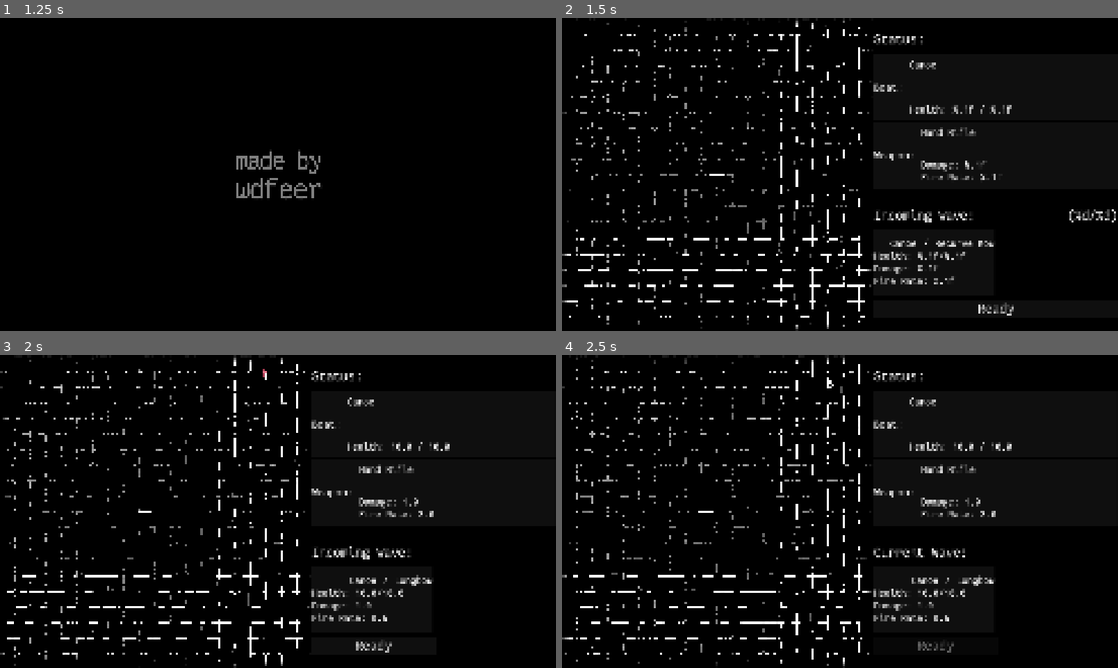
Above: before the commit, frames 1-4 (two rows, left to right).
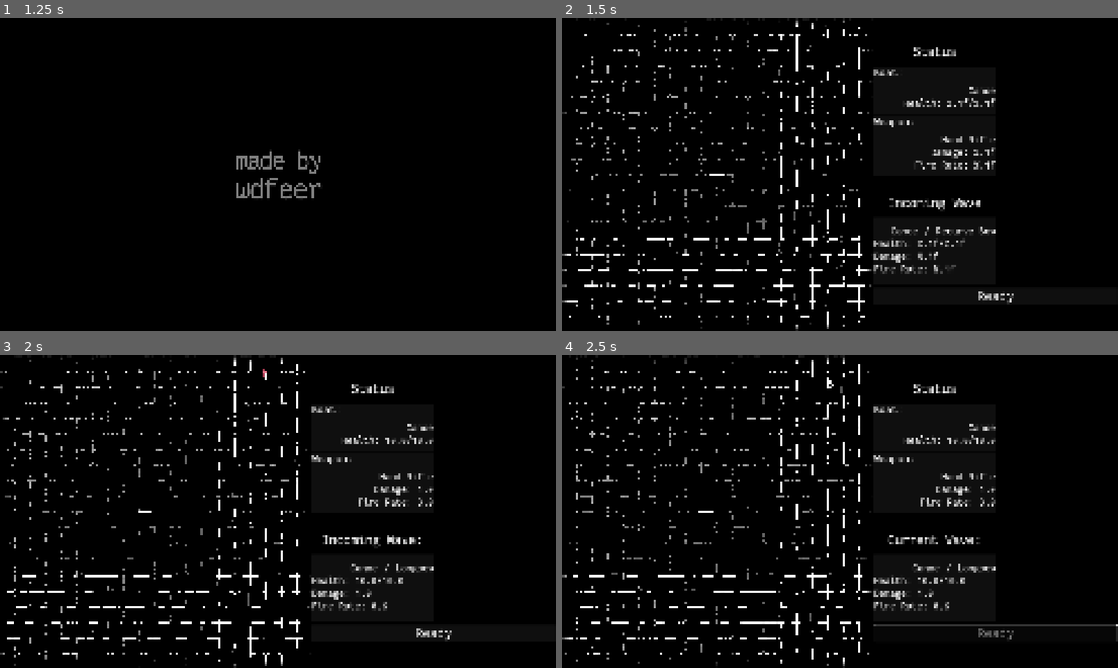
Above: after the commit, the same moments.

Repository: wdfeer/seabattle
Game: Godot game, scene res://src/splash.tscn
Two runs of this game, one before a commit and one after it. Both use one fixed random seed, a clock stepped at 60 frames per second and the inputs below.
Inputs (mouse positions are in pixels of both pictures, inside the frame that each line leads up to):
- Up to frame 1 (1.25 s): move the mouse to (400, 158) at 0.52 s; press the mouse at (400, 158) at 0.53 s; hold D (right) from 0.53 s (still down)
- Up to frame 2 (1.5 s): move the mouse to (728, 190) at 1.27 s; release D (right) at 1.28 s; release the mouse at (728, 190) at 1.28 s; hold S (down) from 1.28 s (still down); tap C (switch_control_mode) at 1.35 s
- Up to frame 3 (2 s): keep holding S (down)
- Up to frame 4 (2.5 s): release S (down) at 2 s; click "Ready" at 2 s

Frame 1 is identical in both runs. In frame 2, 3.8% of the frame differs, in the area x 56-100%, y 5-96%; in frame 3, 3.6%; in frame 4, 3.7%.

Commit message:
Make UI space for minimap

Diff:
--- a/src/game.tscn
+++ b/src/game.tscn
@@ -138,125 +138,98 @@
 layout_mode = 2
 alignment = 1
 
-[node name="PlayerLabel" type="Label" parent="UI"]
+[node name="TopInfo" type="HBoxContainer" parent="UI"]
+layout_mode = 2
+
+[node name="Status" type="VBoxContainer" parent="UI/TopInfo"]
+custom_minimum_size = Vector2(560, 0)
+layout_mode = 2
+
+[node name="PlayerLabel" type="Label" parent="UI/TopInfo/Status"]
 layout_mode = 2
 theme_override_font_sizes/font_size = 64
-text = "Status:"
-
-[node name="20Spacer1" type="Control" parent="UI"]
+text = "Status"
+horizontal_alignment = 1
+
+[node name="20Spacer1" type="Control" parent="UI/TopInfo/Status"]
 custom_minimum_size = Vector2(0, 20)
 layout_mode = 2
 
-[node name="PlayerInfo" type="VBoxContainer" parent="UI" node_paths=PackedStringArray("title", "boat_info")]
+[node name="PlayerInfo" type="VBoxContainer" parent="UI/TopInfo/Status" node_paths=PackedStringArray("title", "boat_info")]
 layout_mode = 2
 script = ExtResource("5_d67vo")
 title = NodePath("../PlayerLabel")
 boat_info = NodePath("BoatInfo")
 
-[node name="BoatInfo" type="Control" parent="UI/PlayerInfo" node_paths=PackedStringArray("boat_label", "hp_label", "weapon_label", "dmg_label", "fire_rate_label")]
+[node name="BoatInfo" type="Control" parent="UI/TopInfo/Status/PlayerInfo" node_paths=PackedStringArray("boat_label", "hp_label", "weapon_label", "dmg_label", "fire_rate_label")]
 layout_mode = 2
 script = ExtResource("11_ggwaq")
-boat_label = NodePath("../BoatInfoBox/HBoxContainer1/HBoxContainer/VBoxContainer/VBoxContainer1/BoatName")
-hp_label = NodePath("../BoatInfoBox/HBoxContainer1/HBoxContainer/VBoxContainer/VBoxContainer2/HpLabel")
-weapon_label = NodePath("../WeaponInfoBox/HBoxContainer1/HBoxContainer/VBoxContainer/VBoxContainer1/GunName")
-dmg_label = NodePath("../WeaponInfoBox/HBoxContainer1/HBoxContainer/VBoxContainer/VBoxContainer2/DmgLabel")
-fire_rate_label = NodePath("../WeaponInfoBox/HBoxContainer1/HBoxContainer/VBoxContainer/VBoxContainer2/FireRateLabel")
-
-[node name="BoatInfoBox" type="PanelContainer" parent="UI/PlayerInfo"]
-layout_mode = 2
-
-[node name="HBoxContainer1" type="HBoxContainer" parent="UI/PlayerInfo/BoatInfoBox"]
-custom_minimum_size = Vector2(720, 0)
-layout_mode = 2
-
-[node name="HBoxContainer" type="HBoxContainer" parent="UI/PlayerInfo/BoatInfoBox/HBoxContainer1"]
-layout_mode = 2
-
-[node name="Label" type="Label" parent="UI/PlayerInfo/BoatInfoBox/HBoxContainer1/HBoxContainer"]
+boat_label = NodePath("../BoatInfoBox/VBoxContainer/BoatName")
+hp_label = NodePath("../BoatInfoBox/VBoxContainer/HpLabel")
+weapon_label = NodePath("../WeaponInfoBox/VBoxContainer/GunName")
+dmg_label = NodePath("../WeaponInfoBox/VBoxContainer/DmgLabel")
+fire_rate_label = NodePath("../WeaponInfoBox/VBoxContainer/FireRateLabel")
+
+[node name="BoatInfoBox" type="PanelContainer" parent="UI/TopInfo/Status/PlayerInfo"]
+layout_mode = 2
+
+[node name="VBoxContainer" type="VBoxContainer" parent="UI/TopInfo/Status/PlayerInfo/BoatInfoBox"]
+layout_mode = 2
+
+[node name="Label" type="Label" parent="UI/TopInfo/Status/PlayerInfo/BoatInfoBox/VBoxContainer"]
 layout_mode = 2
 theme_override_font_sizes/font_size = 52
 text = "Boat:"
 
-[node name="20Spacer" type="Control" parent="UI/PlayerInfo/BoatInfoBox/HBoxContainer1/HBoxContainer"]
-custom_minimum_size = Vector2(20, 20)
-layout_mode = 2
-
-[node name="VBoxContainer" type="VBoxContainer" parent="UI/PlayerInfo/BoatInfoBox/HBoxContainer1/HBoxContainer"]
-layout_mode = 2
-
-[node name="20Spacer1" type="Control" parent="UI/PlayerInfo/BoatInfoBox/HBoxContainer1/HBoxContainer/VBoxContainer"]
-custom_minimum_size = Vector2(20, 20)
-layout_mode = 2
-
-[node name="VBoxContainer1" type="VBoxContainer" parent="UI/PlayerInfo/BoatInfoBox/HBoxContainer1/HBoxContainer/VBoxContainer"]
-custom_minimum_size = Vector2(0, 128)
-layout_mode = 2
-
-[node name="BoatName" type="Label" parent="UI/PlayerInfo/BoatInfoBox/HBoxContainer1/HBoxContainer/VBoxContainer/VBoxContainer1"]
+[node name="20Spacer" type="Control" parent="UI/TopInfo/Status/PlayerInfo/BoatInfoBox/VBoxContainer"]
+custom_minimum_size = Vector2(20, 20)
+layout_mode = 2
+
+[node name="BoatName" type="Label" parent="UI/TopInfo/Status/PlayerInfo/BoatInfoBox/VBoxContainer"]
 layout_mode = 2
 text = "Canoe"
-
-[node name="VBoxContainer2" type="VBoxContainer" parent="UI/PlayerInfo/BoatInfoBox/HBoxContainer1/HBoxContainer/VBoxContainer"]
-custom_minimum_size = Vector2(0, 128)
-layout_mode = 2
-alignment = 2
-
-[node name="HpLabel" type="Label" parent="UI/PlayerInfo/BoatInfoBox/HBoxContainer1/HBoxContainer/VBoxContainer/VBoxContainer2"]
-layout_mode = 2
-text = "Health: %.1f / %.1f"
-
-[node name="20Spacer2" type="Control" parent="UI/PlayerInfo/BoatInfoBox/HBoxContainer1/HBoxContainer/VBoxContainer"]
-custom_minimum_size = Vector2(20, 20)
-layout_mode = 2
-
-[node name="WeaponInfoBox" type="PanelContainer" parent="UI/PlayerInfo"]
-layout_mode = 2
-
-[node name="HBoxContainer1" type="HBoxContainer" parent="UI/PlayerInfo/WeaponInfoBox"]
-custom_minimum_size = Vector2(720, 0)
-layout_mode = 2
-
-[node name="HBoxContainer" type="HBoxContainer" parent="UI/PlayerInfo/WeaponInfoBox/HBoxContainer1"]
-layout_mode = 2
-
-[node name="Label" type="Label" parent="UI/PlayerInfo/WeaponInfoBox/HBoxContainer1/HBoxContainer"]
+horizontal_alignment = 2
+
+[node name="HpLabel" type="Label" parent="UI/TopInfo/Status/PlayerInfo/BoatInfoBox/VBoxContainer"]
+layout_mode = 2
+text = "Health: %.1f/%.1f"
+horizontal_alignment = 2
+
+[node name="20Spacer1" type="Control" parent="UI/TopInfo/Status/PlayerInfo/BoatInfoBox/VBoxContainer"]
+custom_minimum_size = Vector2(20, 20)
+layout_mode = 2
+
+[node name="WeaponInfoBox" type="PanelContainer" parent="UI/TopInfo/Status/PlayerInfo"]
+layout_mode = 2
+
+[node name="VBoxContainer" type="VBoxContainer" parent="UI/TopInfo/Status/PlayerInfo/WeaponInfoBox"]
+layout_mode = 2
+
+[node name="Label" type="Label" parent="UI/TopInfo/Status/PlayerInfo/WeaponInfoBox/VBoxContainer"]
 layout_mode = 2
 theme_override_font_sizes/font_size = 52
 text = "Weapon:"
 
-[node name="20Spacer" type="Control" parent="UI/PlayerInfo/WeaponInfoBox/HBoxContainer1/HBoxContainer"]
-custom_minimum_size = Vector2(20, 20)
-layout_mode = 2
-
-[node name="VBoxContainer" type="VBoxContainer" parent="UI/PlayerInfo/WeaponInfoBox/HBoxContainer1/HBoxContainer"]
-layout_mode = 2
-
-[node name="20Spacer1" type="Control" parent="UI/PlayerInfo/WeaponInfoBox/HBoxContainer1/HBoxContainer/VBoxContainer"]
-custom_minimum_size = Vector2(20, 20)
-layout_mode = 2
-
-[node name="VBoxContainer1" type="VBoxContainer" parent="UI/PlayerInfo/WeaponInfoBox/HBoxContainer1/HBoxContainer/VBoxContainer"]
-custom_minimum_size = Vector2(0, 128)
-layout_mode = 2
-
-[node name="GunName" type="Label" parent="UI/PlayerInfo/WeaponInfoBox/HBoxContainer1/HBoxContainer/VBoxContainer/VBoxContainer1"]
+[node name="20Spacer" type="Control" parent="UI/TopInfo/Status/PlayerInfo/WeaponInfoBox/VBoxContainer"]
+custom_minimum_size = Vector2(20, 20)
+layout_mode = 2
+
+[node name="GunName" type="Label" parent="UI/TopInfo/Status/PlayerInfo/WeaponInfoBox/VBoxContainer"]
 layout_mode = 2
 text = "Hand Rifle"
-
-[node name="VBoxContainer2" type="VBoxContainer" parent="UI/PlayerInfo/WeaponInfoBox/HBoxContainer1/HBoxContainer/VBoxContainer"]
-custom_minimum_size = Vector2(0, 128)
-layout_mode = 2
-alignment = 2
-
-[node name="DmgLabel" type="Label" parent="UI/PlayerInfo/WeaponInfoBox/HBoxContainer1/HBoxContainer/VBoxContainer/VBoxContainer2"]
+horizontal_alignment = 2
+
+[node name="DmgLabel" type="Label" parent="UI/TopInfo/Status/PlayerInfo/WeaponInfoBox/VBoxContainer"]
 layout_mode = 2
 text = "Damage: %.1f"
-
-[node name="FireRateLabel" type="Label" parent="UI/PlayerInfo/WeaponInfoBox/HBoxContainer1/HBoxContainer/VBoxContainer/VBoxContainer2"]
+horizontal_alignment = 2
+
+[node name="FireRateLabel" type="Label" parent="UI/TopInfo/Status/PlayerInfo/WeaponInfoBox/VBoxContainer"]
 layout_mode = 2
 text = "Fire Rate: %.1f"
-
-[node name="20Spacer2" type="Control" parent="UI/PlayerInfo/WeaponInfoBox/HBoxContainer1/HBoxContainer/VBoxContainer"]
+horizontal_alignment = 2
+
+[node name="20Spacer1" type="Control" parent="UI/TopInfo/Status/PlayerInfo/WeaponInfoBox/VBoxContainer"]
 custom_minimum_size = Vector2(20, 20)
 layout_mode = 2
 
@@ -271,6 +244,7 @@
 sector_info = NodePath("SectorInfo")
 
 [node name="WaveInfo" type="VBoxContainer" parent="UI/BottomInfo" node_paths=PackedStringArray("title", "wave_counter", "ready_button", "enemies_ui")]
+custom_minimum_size = Vector2(1120, 0)
 layout_mode = 2
 script = ExtResource("13_ipohm")
 title = NodePath("HBoxContainer/WaveTitle")
@@ -285,9 +259,11 @@
 custom_minimum_size = Vector2(560, 0)
 layout_mode = 2
 theme_override_font_sizes/font_size = 64
-text = "Incoming Wave:"
+text = "Incoming Wave"
+horizontal_alignment = 1
 
 [node name="WaveCounter" type="Label" parent="UI/BottomInfo/WaveInfo/HBoxContainer"]
+visible = false
 custom_minimum_size = Vector2(560, 0)
 layout_mode = 2
 theme_override_font_sizes/font_size = 64
@@ -306,7 +282,7 @@
 layout_mode = 2
 
 [node name="BoatInfoBox1" type="PanelContainer" parent="UI/BottomInfo/WaveInfo/VBoxContainer/EnemiesUI" node_paths=PackedStringArray("boat_label", "hp_label", "weapon_label", "dmg_label", "fire_rate_label")]
-custom_minimum_size = Vector2(555, 0)
+custom_minimum_size = Vector2(560, 0)
 layout_mode = 2
 script = ExtResource("11_ggwaq")
 boat_label = NodePath("VBoxContainer/HBoxContainer/BoatName")
